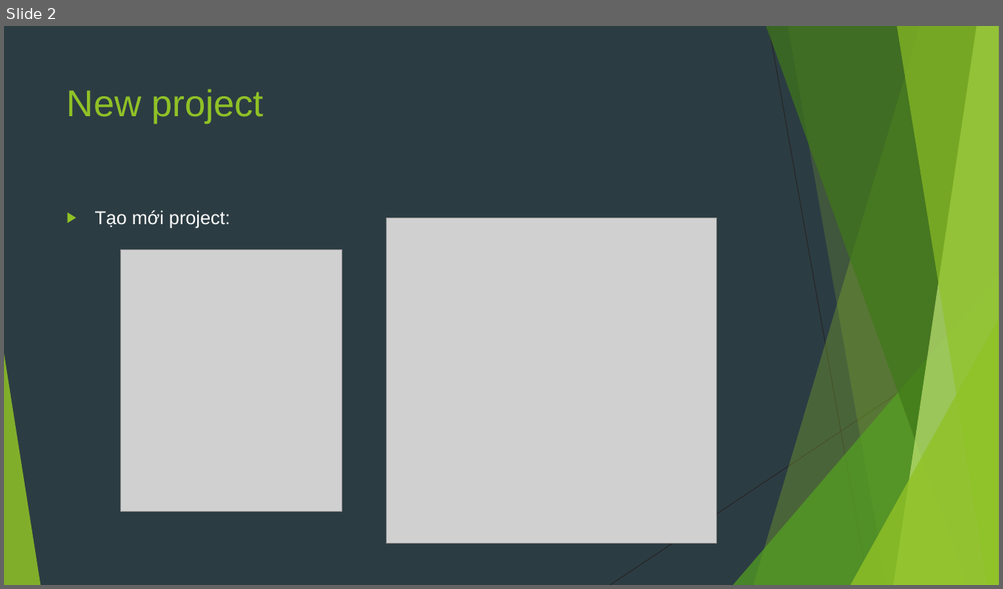
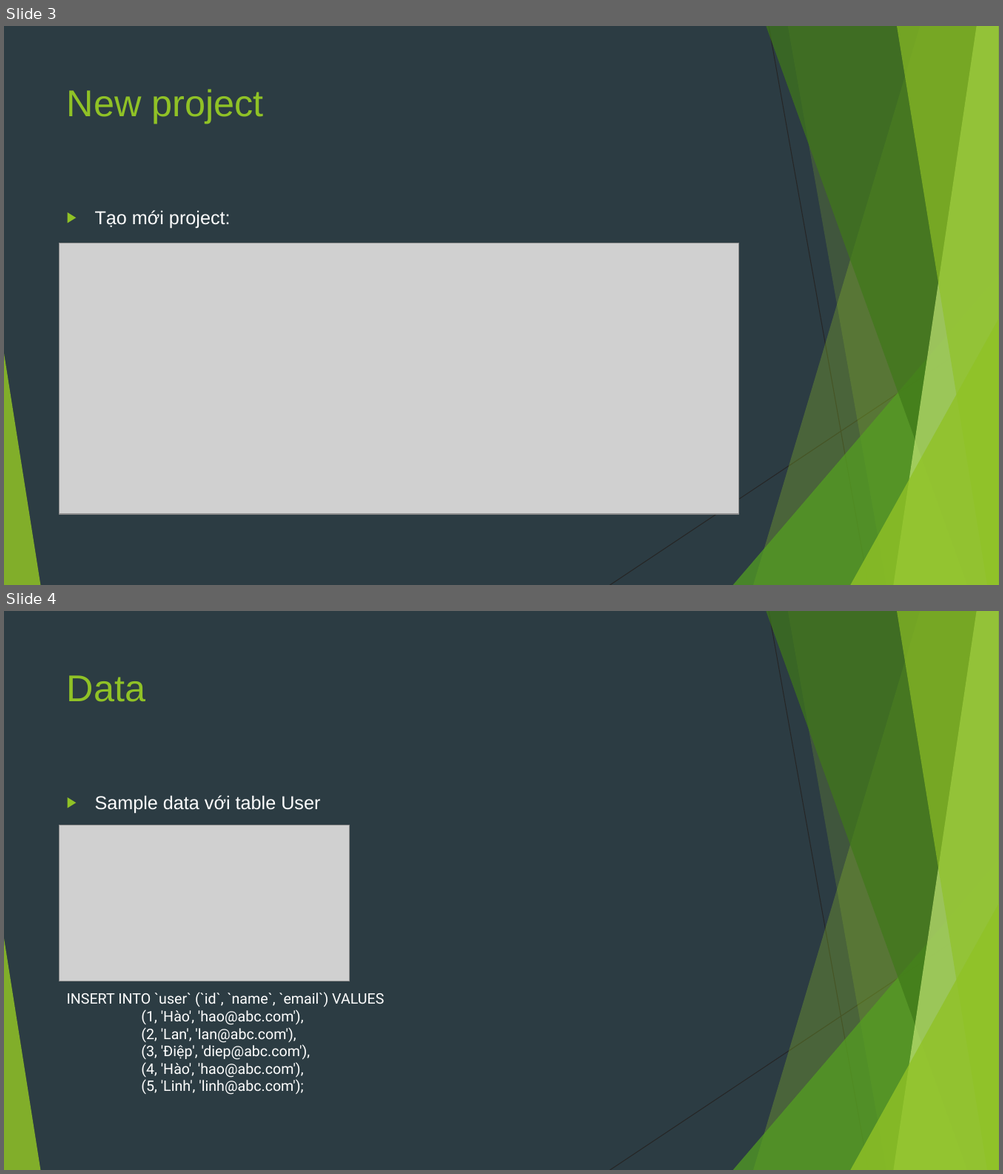
Before and after one commit to sobbingwind/SpringBoot, a slide deck: 07.Spring Data JPA.pptx. Shown one above the other, each under a label of ours: slide 2 before the commit, slides 3 and 4 after it. The pictures are 1003x589 and 1003x1174 pixels, drawn with LibreOffice and Linux fonts; fonts in the diff are those of the drawing; grey boxes stand for pictures. Boxes give left, top, right and bottom in pixels: in the first picture for what was removed or moved away, otherwise in the second. Text is boxed around its words. In the diff, an @@ line names an element or a change of style, - is before the commit and + after.

```diff
--- a/07.Spring Data JPA.pptx
+++ b/07.Spring Data JPA.pptx
@@ slide 4 added at box(4, 611, 999, 1170), background #2C3C43; not listed: 10 template elements that a slide beside it also shows @@
@@ title added at box(67, 675, 145, 702), 36 pt, text #90C226 @@
+Data
@@ text added at box(95, 795, 320, 814), 18 pt, text #FFFFFF @@
+▶ Sample data với table User
@@ picture added at box(60, 826, 350, 982) @@
@@ text added at box(67, 992, 384, 1095), 14 pt, text #FFFFFF @@
+INSERT INTO `user` (`id`, `name`, `email`) VALUES
+(1, 'Hào', 'hao@abc.com'),
+(2, 'Lan', 'lan@abc.com'),
+(3, 'Điệp', 'diep@abc.com'),
+(4, 'Hào', 'hao@abc.com'),
+(5, 'Linh', 'linh@abc.com');
@@ what was slide 2 is now slide 3 @@
@@ slide 3 changed as well @@
@@ picture removed at box(387, 218, 717, 544) @@
@@ picture added at box(60, 243, 739, 514) @@
@@ picture removed at box(120, 249, 343, 511) @@
```
Also in this commit, not shown: 7 other slides changed, 25 other slides added, 20 slides removed.
